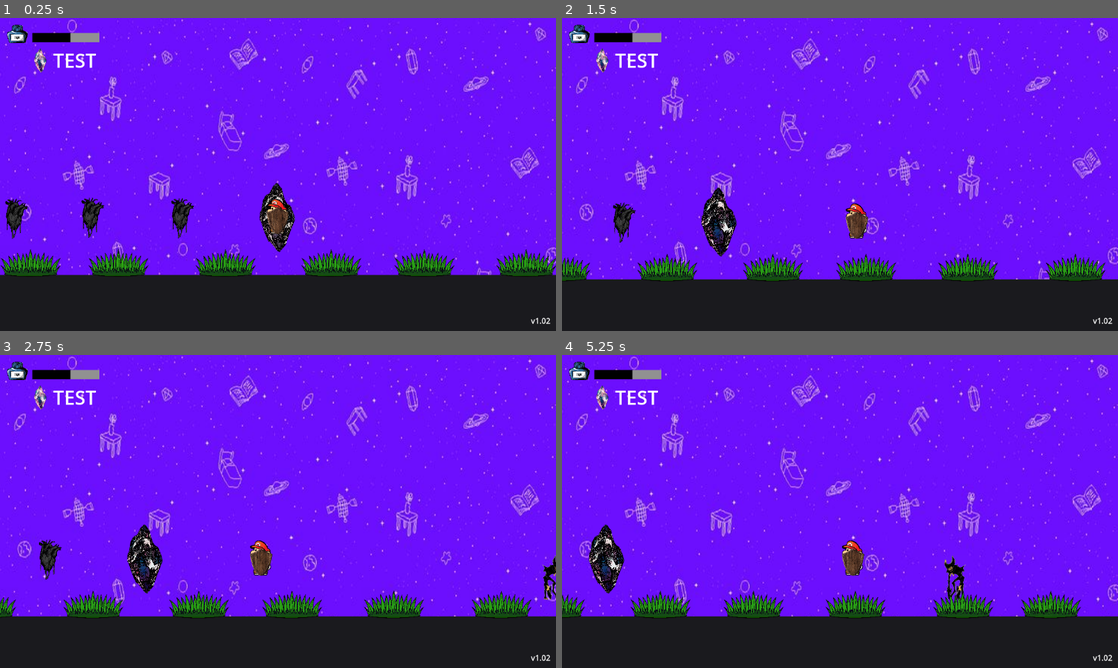
Above: before the commit, frames 1-4 (two rows, left to right).
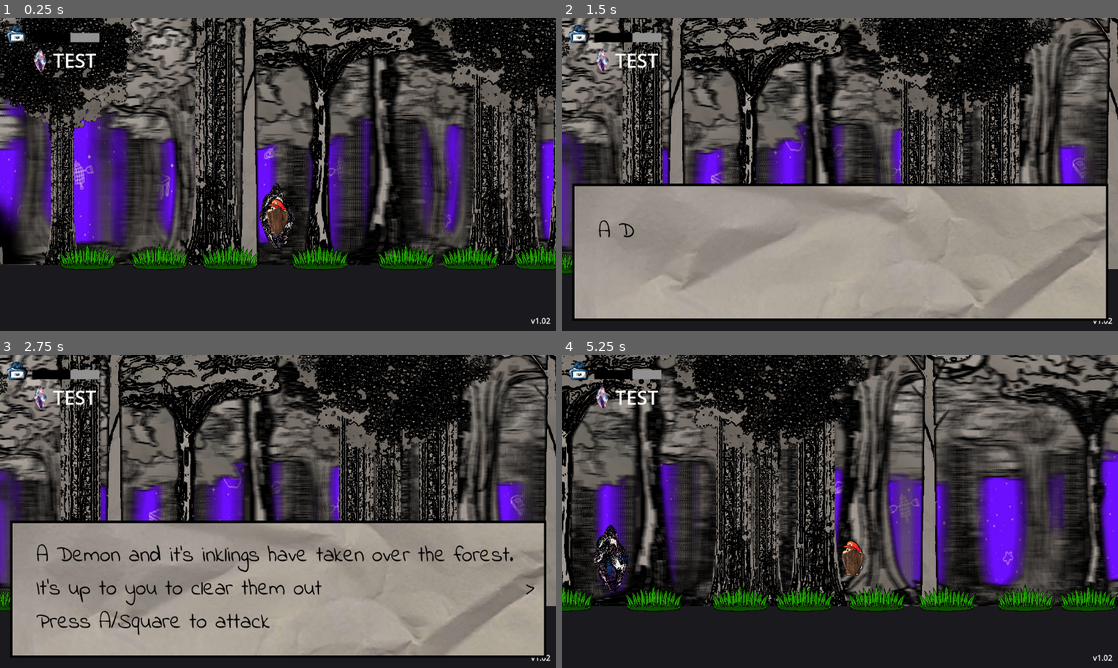
Above: after the commit, the same moments.

Repository: Jontaybr24/ShardsOfEikyo
Game: Godot game, scene res://Scenes/Levels/play_area.tscn
Same seed, same stepped clock (60 frames per second), same inputs: the game is played once before the commit and once after it. Before the commit the project starts from res://Scenes/Levels/laborotory.tscn. Sound files missing from this copy of the repository are replaced by a short silence.
Inputs:
- Up to frame 1 (0.25 s): no input
- Up to frame 2 (1.5 s): tap Enter (confirm) at 0.5 s; hold A (attack) 0.53-1.28 s; hold Right (right) from 0.53 s (still down); tap Space (jump) at 0.77 s; tap D (block) at 1.35 s
- Up to frame 3 (2.75 s): tap Space (jump) at 1.52 s; release Right (right) at 2.03 s; hold Left (left) from 2.03 s (still down); hold C (channel_hold) from 2.03 s (still down)
- Up to frame 4 (5.25 s): release Left (left) at 2.78 s; release C (channel_hold) at 2.78 s; hold Right (right) 2.78-4.28 s; tap Enter (confirm) at 2.85 s; tap Space (jump) at 3.02, 3.77, 4.52 s; hold Shift (dash) 3.53-4.28 s; hold Left (left) 4.28-5.03 s; tap S (heal) at 4.35 s; hold Right (right) from 5.03 s (still down); tap W (spell) at 5.1 s

The runs differ from the first frame. In frame 1, 78% of the frame differs, in the area x 0-100%, y 0-83%; in frame 2, 95%, in the area x 0-100%, y 0-97%; in frame 3, 95%; in frame 4, 79%.
Error in both runs: Invalid access to property or key 'ELEMENTS' on a base object of type 'Nil'. (res://Scripts/naiko.gd:17)

Commit message:
resolved export variable issues that prevented play scene from running

Diff:
--- a/Scenes/Enemies/enemy.tscn
+++ b/Scenes/Enemies/enemy.tscn
@@ -42,10 +42,12 @@
 [node name="Enemy" type="CharacterBody2D" unique_id=1836850152 node_paths=PackedStringArray("audio_player") groups=["Attackable", "Enemy"]]
 collision_layer = 20
 script = ExtResource("1_haj6g")
+max_combo = null
 health = 35
 loot_table = Array[ExtResource("2_pko3b")]([SubResource("Resource_53ao7"), SubResource("Resource_3hxf3")])
 base_type = 1
 armor_type = 2
+immune_to_knockback = null
 audio_player = NodePath("AudioStreamPlayer2D")
 good_hit = ExtResource("5_xedeb")
 bad_hit = ExtResource("5_3hxf3")
--- a/Scenes/Levels/laborotory.tscn
+++ b/Scenes/Levels/laborotory.tscn
@@ -15,6 +15,7 @@
 [ext_resource type="Shader" uid="uid://m1sf6khknajr" path="res://Shaders/outline.gdshader" id="17_x3kke"]
 [ext_resource type="PackedScene" uid="uid://jhs1sabjo6mp" path="res://Scenes/World Items/grass.tscn" id="18_7c6lk"]
 [ext_resource type="Texture2D" uid="uid://ckpfvowwrt6do" path="res://Temp Assets/box.png" id="19_rdjgw"]
+[ext_resource type="PackedScene" uid="uid://drmhxvgxqxnfs" path="res://Scenes/Enemies/demon.tscn" id="20_0vdbq"]
 [ext_resource type="PackedScene" uid="uid://o6ty2lct7t4n" path="res://Scenes/Collectables/inky_heart.tscn" id="20_6ddnt"]
 [ext_resource type="Script" uid="uid://brt8caet1iqrx" path="res://Scripts/Gameplay/Background/Parallax_manager.gd" id="22_hnc3n"]
 [ext_resource type="Shader" uid="uid://cngb2m4008xec" path="res://Shaders/group_blur.gdshader" id="23_21u3h"]
@@ -106,6 +107,9 @@
 [node name="1" parent="Wave Manager" unique_id=1056837958 instance=ExtResource("17_atgkg")]
 position = Vector2(-8, -21)
 
+[node name="Demon" parent="Wave Manager/1" unique_id=1051879583 instance=ExtResource("20_0vdbq")]
+position = Vector2(8340, -89)
+
 [node name="Enemy" parent="Wave Manager/1" unique_id=1836850152 instance=ExtResource("11_bfq8o")]
 position = Vector2(819, 55)
 
--- a/Scenes/Levels/play_area.tscn
+++ b/Scenes/Levels/play_area.tscn
@@ -44,7 +44,6 @@
 [ext_resource type="PackedScene" uid="uid://b23d6lqjmpfik" path="res://Scenes/wall.tscn" id="42_5lq47"]
 [ext_resource type="PackedScene" uid="uid://o6ty2lct7t4n" path="res://Scenes/Collectables/inky_heart.tscn" id="42_dsnmj"]
 [ext_resource type="PackedScene" uid="uid://4lfbxb8xjk1h" path="res://Scenes/interactable.tscn" id="43_5lq47"]
-[ext_resource type="PackedScene" uid="uid://d28khsplxid7i" path="res://Scenes/wood_wall.tscn" id="45_jjrh1"]
 
 [sub_resource type="RectangleShape2D" id="RectangleShape2D_jf5ke"]
 size = Vector2(4.0476904, 241)
@@ -2148,8 +2147,8 @@
 [node name="1" parent="Wave Manager" unique_id=1056837958 instance=ExtResource("13_srfx2")]
 position = Vector2(-8, -21)
 
-[node name="Enemy5" parent="Wave Manager/1" unique_id=1836850152 instance=ExtResource("14_2ry77")]
-position = Vector2(1351, 13)
+[node name="Enemy" parent="Wave Manager/1" unique_id=1836850152 instance=ExtResource("14_2ry77")]
+position = Vector2(1147, 26)
 
 [node name="Block" parent="Wave Manager" unique_id=371059053 instance=ExtResource("13_srfx2")]
 position = Vector2(2936, -43)
@@ -2198,6 +2197,7 @@
 
 [node name="Speedster" parent="Wave Manager/Speedster" unique_id=1710381249 instance=ExtResource("20_x8neq")]
 position = Vector2(3686, -9)
+immune_to_knockback = null
 
 [node name="Enemy1" parent="Wave Manager/Speedster" unique_id=1660644628 instance=ExtResource("14_2ry77")]
 position = Vector2(872, 29)
@@ -2217,10 +2217,12 @@
 [node name="Speedster2" parent="Wave Manager/Double Trouble" unique_id=416704018 instance=ExtResource("20_x8neq")]
 position = Vector2(2290, -17)
 armor = 25
+immune_to_knockback = null
 
 [node name="Speedster3" parent="Wave Manager/Double Trouble" unique_id=953952251 instance=ExtResource("20_x8neq")]
 position = Vector2(4871, 10)
 armor = 25
+immune_to_knockback = null
 
 [node name="Forest Top" parent="Wave Manager" unique_id=490863732 instance=ExtResource("13_srfx2")]
 position = Vector2(15187, -2132)
@@ -2228,10 +2230,12 @@
 [node name="Speedster2" parent="Wave Manager/Forest Top" unique_id=1822916284 instance=ExtResource("20_x8neq")]
 position = Vector2(2135, 245)
 armor = 25
+immune_to_knockback = null
 
 [node name="Speedster3" parent="Wave Manager/Forest Top" unique_id=1178898323 instance=ExtResource("20_x8neq")]
 position = Vector2(4685, 241)
 armor = 25
+immune_to_knockback = null
 
 [node name="Enemy5" parent="Wave Manager/Forest Top" unique_id=1091220072 instance=ExtResource("14_2ry77")]
 position = Vector2(1108, 303)
@@ -2288,10 +2292,12 @@
 [node name="Speedster2" parent="Wave Manager/Forest Top2" unique_id=1892028218 instance=ExtResource("20_x8neq")]
 position = Vector2(2748, 29)
 armor = 25
+immune_to_knockback = null
 
 [node name="Speedster3" parent="Wave Manager/Forest Top2" unique_id=1785917004 instance=ExtResource("20_x8neq")]
 position = Vector2(4695, 52)
 armor = 25
+immune_to_knockback = null
 
 [node name="Enemy6" parent="Wave Manager/Forest Top2" unique_id=62451618 instance=ExtResource("14_2ry77")]
 position = Vector2(2419, 41)
@@ -2334,6 +2340,7 @@
 
 [node name="Speedster" parent="Wave Manager/Instruction" unique_id=2118474640 instance=ExtResource("20_x8neq")]
 position = Vector2(3702, -631)
+immune_to_knockback = null
 
 [node name="Dash" parent="Wave Manager" unique_id=29614058 instance=ExtResource("13_srfx2")]
 position = Vector2(5782, -1230)
@@ -2341,10 +2348,12 @@
 [node name="Speedster" parent="Wave Manager/Dash" unique_id=1171030464 instance=ExtResource("20_x8neq")]
 position = Vector2(-2012, -234)
 armor = 25
+immune_to_knockback = null
 
 [node name="Speedster2" parent="Wave Manager/Dash" unique_id=2073335881 instance=ExtResource("20_x8neq")]
 position = Vector2(-1112, -234)
 armor = 25
+immune_to_knockback = null
 
 [node name="Double Jump" parent="Wave Manager" unique_id=2019332563 instance=ExtResource("13_srfx2")]
 position = Vector2(19607, -587)
@@ -2369,9 +2378,11 @@
 
 [node name="Speedster" parent="Wave Manager/Double Jump" unique_id=2079408830 instance=ExtResource("20_x8neq")]
 position = Vector2(-2002, 7)
+immune_to_knockback = null
 
 [node name="Speedster2" parent="Wave Manager/Double Jump" unique_id=1672419088 instance=ExtResource("20_x8neq")]
 position = Vector2(-4581, 7)
+immune_to_knockback = null
 
 [node name="Long Stretch" parent="Wave Manager" unique_id=2143329415 instance=ExtResource("13_srfx2")]
 position = Vector2(20253, -22)
@@ -2412,10 +2423,15 @@
 [node name="Speedster" parent="Wave Manager/Long Stretch" unique_id=1759616660 instance=ExtResource("20_x8neq")]
 position = Vector2(3451, -4)
 armor = 25
+immune_to_knockback = null
 
 [node name="Speedster2" parent="Wave Manager/Long Stretch" unique_id=692791495 instance=ExtResource("20_x8neq")]
 position = Vector2(7099, -14)
 armor = 25
+damage = null
+knockback = null
+immunities = null
+immune_to_knockback = null
 
 [node name="Post Fire Vine" parent="Wave Manager" unique_id=2030305356 instance=ExtResource("13_srfx2")]
 position = Vector2(28123, -1235)
@@ -2443,6 +2459,7 @@
 
 [node name="Speedster2" parent="Wave Manager/Post Fire Vine" unique_id=1554532213 instance=ExtResource("20_x8neq")]
 position = Vector2(-5236, 28)
+immune_to_knockback = null
 
 [node name="Final Steps" parent="Wave Manager" unique_id=1939173926 instance=ExtResource("13_srfx2")]
 position = Vector2(27815, -1881)
@@ -3927,7 +3944,4 @@
 [node name="Shooter" parent="Parkour" unique_id=255600674 groups=["Key"] instance=ExtResource("22_tyvsw")]
 position = Vector2(3901, 41)
 
-[node name="Entity" parent="." unique_id=1730364630 instance=ExtResource("45_jjrh1")]
-position = Vector2(14235, -2880.0002)
-
 [connection signal="body_entered" from="Grounds/Ground91/Area2D" to="Grounds/Ground91" method="_on_area_2d_body_entered"]
--- a/Scenes/naiko.tscn
+++ b/Scenes/naiko.tscn
@@ -516,7 +516,6 @@
 collision_layer = 2
 collision_mask = 9
 script = ExtResource("1_83ox1")
-unlock_abilities = true
 shield_break = ExtResource("2_jhgqk")
 
 [node name="AnimatedSprite2D" type="AnimatedSprite2D" parent="." unique_id=604031444]
--- a/Scripts/Enemies/enemy.gd
+++ b/Scripts/Enemies/enemy.gd
@@ -1,7 +1,6 @@
 extends Entity
 class_name BasicEnemy
 
-var detection_range = 400
 var vert_range = 100
 var attack_range : int
 var attack_damage = 10
@@ -15,7 +14,6 @@
 @onready var attack_box: Area2D = $"Attack Box"
 @onready var state_machine = $"State Machine"
 var player : Node2D
-var action_timer = 0
 var dir = 1
 
 func _ready():
--- a/Scripts/Enemies/entity.gd
+++ b/Scripts/Enemies/entity.gd
@@ -3,7 +3,6 @@
 
 signal died
 
-@export_group("Stats")
 @export var health = 30
 @export var armor = 0
 @export var damage = 5
@@ -14,7 +13,6 @@
 @export var armor_type = TypeManager.ELEMENTS.NONE
 @export var immune_to_knockback = false
 
-@export_group("Data")
 @export var audio_player : AudioStreamPlayer2D
 @export var good_hit : AudioStream
 @export var bad_hit : AudioStream
@@ -32,6 +30,8 @@
 var direction = 1
 var drop_variance = 25
 var kb_timer = 0
+var detection_range = 400
+var action_timer = 0
 
 @onready var armor_sprite = $Armor
 @onready var indicator: Node2D = $"Type Indicator"
@@ -50,6 +50,8 @@
 	"knockback": knockback,
 	"immunities": immunities,
 	}
+	print(name)
+	print(data)
 	if armor_sprite:
 		armor_sprite.hide()
 	TypeManager.set_collision_layer_type(self, type)
@@ -122,6 +124,7 @@
 
 
 func set_data(meta_data):
+	print('My data: ', meta_data)
 	data = meta_data
 	health = data.health
 	armor = data.armor
--- a/Scripts/Enemies/shooter.gd
+++ b/Scripts/Enemies/shooter.gd
@@ -2,12 +2,12 @@
 class_name BasicShooter
 
 var projectile = preload("res://Scenes/Attacks/projectile.tscn")
-var detection_range = 600
 @onready var state_machine = $"State Machine"
 var player = null
 
 func _ready():
 	super._ready()
+	detection_range = 600
 	GameManager.player_spawned.connect(update_player)
 
 func _physics_process(delta: float) -> void:
--- a/Scripts/Gameplay/wave.gd
+++ b/Scripts/Gameplay/wave.gd
@@ -40,6 +40,7 @@
 		var new_spawn = scene.instantiate()
 		new_spawn.position = child_data.position
 		add_child(new_spawn)
+		print(child_data)
 		new_spawn.set_data(child_data.meta_data)
 		new_spawn.died.connect(_on_child_died)
 	child_count = get_child_count() - 1
--- a/project.godot
+++ b/project.godot
@@ -15,7 +15,7 @@
 [application]
 
 config/name="Shards of EIKYO"
-run/main_scene="uid://sln7yvjuoj8q"
+run/main_scene="uid://dngg18qtv1r74"
 config/features=PackedStringArray("4.6", "Forward Plus")
 boot_splash/bg_color=Color(0.5825062, 0.024520934, 0.48494393, 1)
 config/icon="res://icon.svg"
